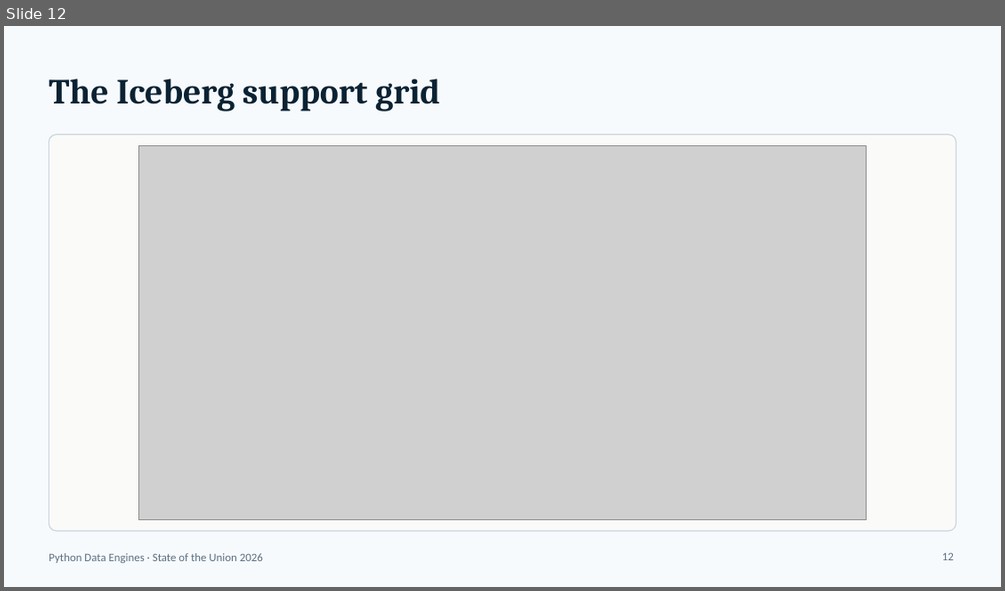
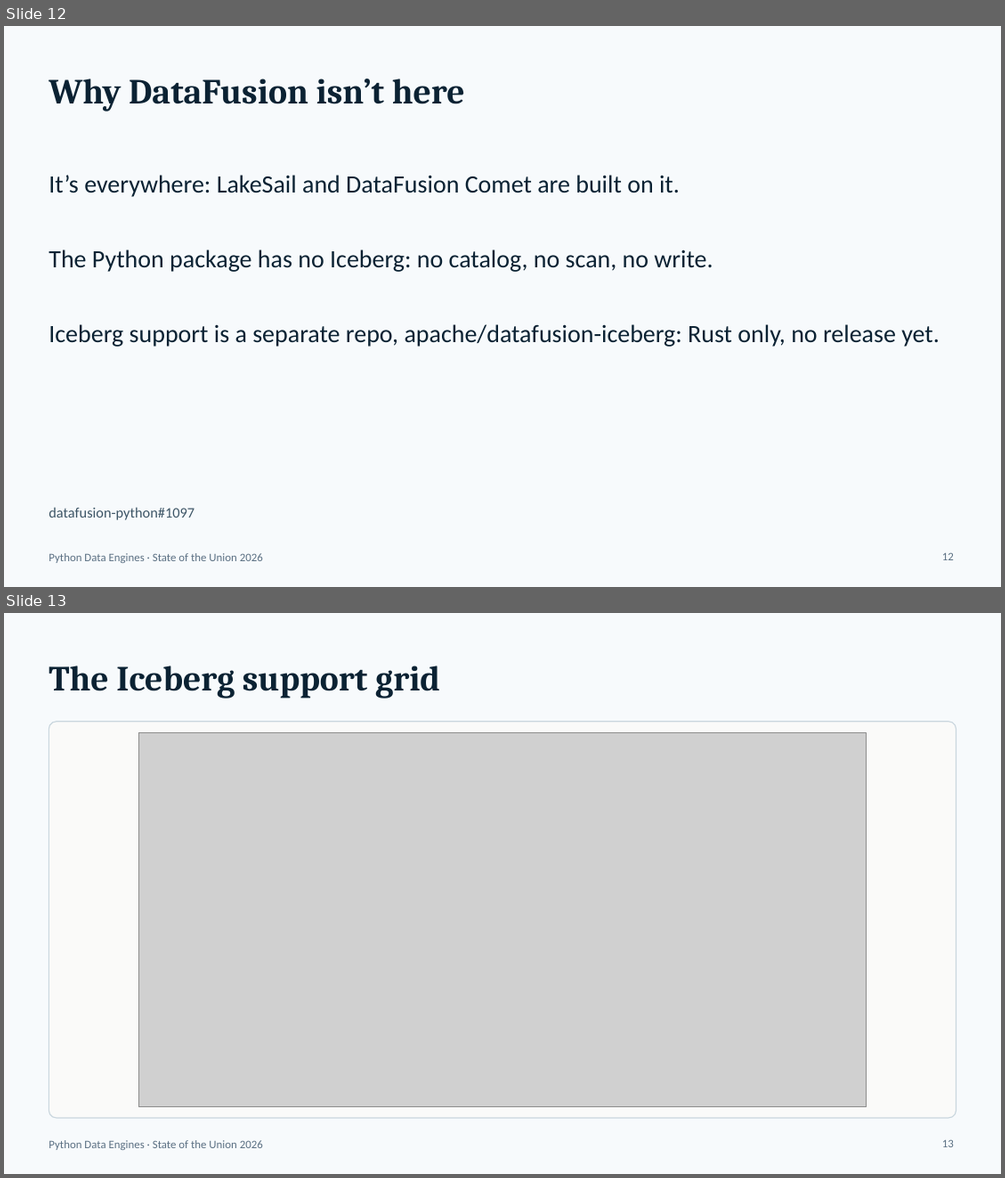
Before and after one commit to djouallah/presentations, a slide deck: python-engine/state-of-the-union-python-engines-2026.pptx. Shown one above the other, each under a label of ours: slide 12 before the commit, slides 12 and 13 after it. The pictures are 1005x591 and 1005x1178 pixels, drawn with LibreOffice and Linux fonts; fonts in the diff are those of the drawing; grey boxes stand for pictures. Boxes give left, top, right and bottom in pixels: in the first picture for what was removed or moved away, otherwise in the second. Text is boxed around its words. In the diff, an @@ line names an element or a change of style, - is before the commit and + after.

```diff
--- a/python-engine/state-of-the-union-python-engines-2026.pptx
+++ b/python-engine/state-of-the-union-python-engines-2026.pptx
@@ slide 12 added at (4,26,1001,587), background #F7FAFC; not listed: 1 template element that a slide beside it also shows @@
@@ title added at (48,79,465,111), 34 pt, text #0B2233, bold @@
+Why DataFusion isn’t here
@@ text added at (48,175,680,197), 24 pt, text #0B2233 @@
+It’s everywhere: LakeSail and DataFusion Comet are built on it.
@@ text added at (48,249,712,272), 24 pt, text #0B2233 @@
+The Python package has no Iceberg: no catalog, no scan, no write.
@@ text added at (48,324,939,346), 24 pt, text #0B2233 @@
+Iceberg support is a separate repo, apache/datafusion-iceberg: Rust only, no release yet.
@@ text added at (48,507,194,520), 14 pt, text #3D5566 @@
+datafusion-python#1097
@@ page number added at (942,552,954,560), 11 pt, text #5B7083 @@
+12
@@ what was slide 12 is now slide 13 @@
```
Also in this commit, not shown: 1 slide changed, 2 other files.
